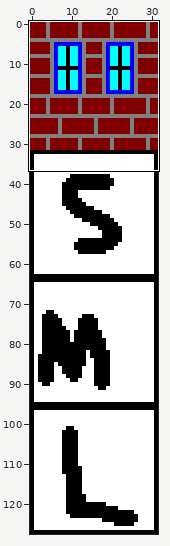
Two versions of one sprite sheet, built/images/Fire/floor.png. The picture above shows the old version from afar; the outline marks the close-up.
Close-up. The starting point:
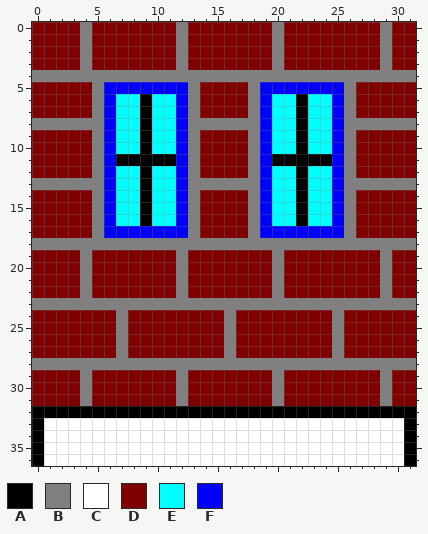
The file is 32x128 pixels. Shown: x 0..31, y 0..36.
Palette (. is transparent): A #000000  B #808080  C #ffffff  D #800000  E #00ffff  F #0000ff
The same view after the edit:
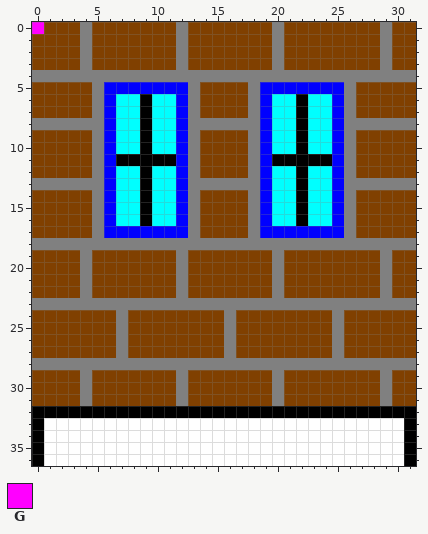
Colours new in this view: G #ff00ff
Changes in this commit:
colour D: #800000 -> #804000
y 0: x 0 D -> G
